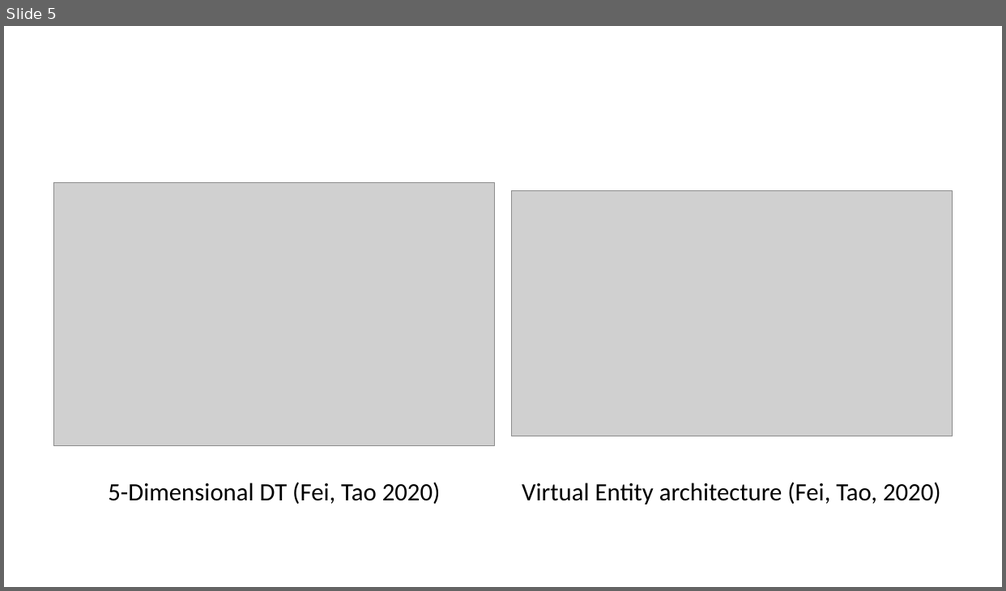
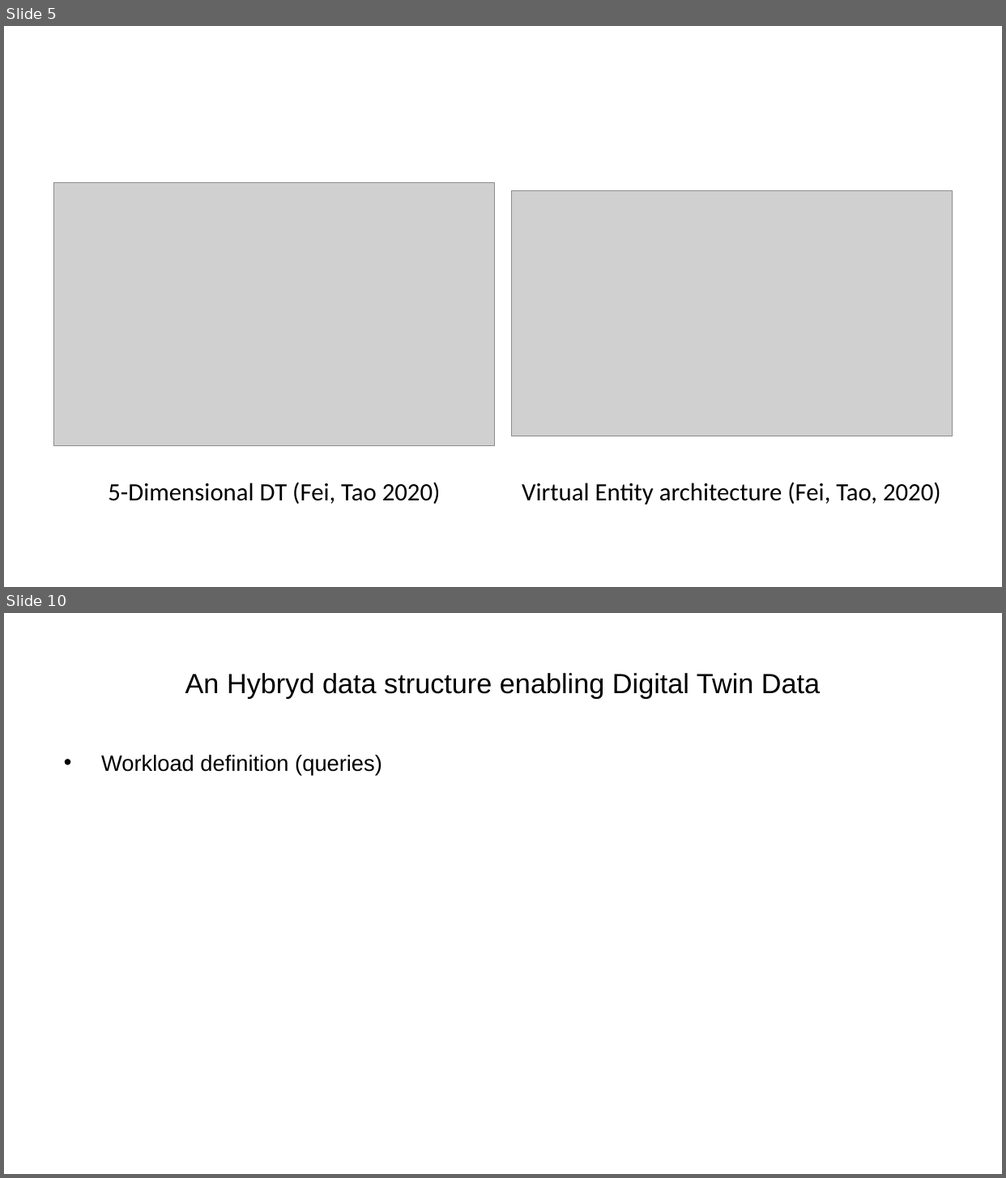
Before and after one commit to ManuelePasini/slides-markdown, a slide deck: phd_secondyear.pptx. Shown one above the other, each under a label of ours: slide 5 before the commit, slides 5 and 10 after it; the slides between them are not shown. The pictures are 1006x591 and 1006x1178 pixels, drawn with LibreOffice and Linux fonts; fonts in the diff are those of the drawing; grey boxes stand for pictures. Boxes give left, top, right and bottom in pixels: in the first picture for what was removed or moved away, otherwise in the second. Text is boxed around its words. In the diff, an @@ line names an element or a change of style, - is before the commit and + after.

```diff
--- a/phd_secondyear.pptx
+++ b/phd_secondyear.pptx
@@ slide 10 added at [4,613,1002,1174], background #FFFFFF @@
@@ title added at [185,673,820,698], 20 pt, text #000000 @@
+An Hybryd data structure enabling Digital Twin Data
@@ text added at [101,755,382,775], 16 pt, text #000000 @@
+• Workload definition (queries)
```
Also in this commit, not shown: 2 slides changed, 2 other slides added, 6 other files.
